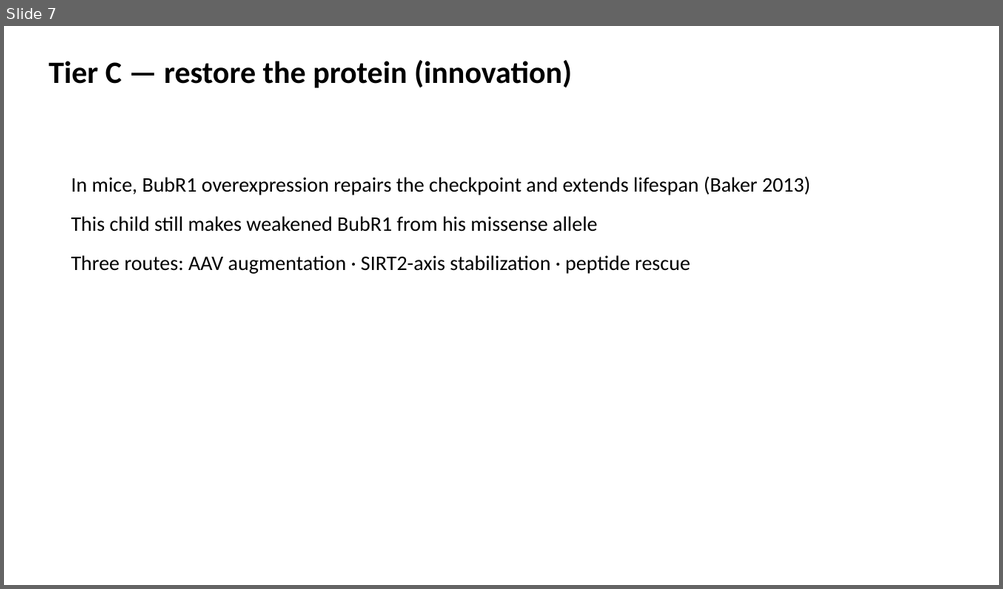
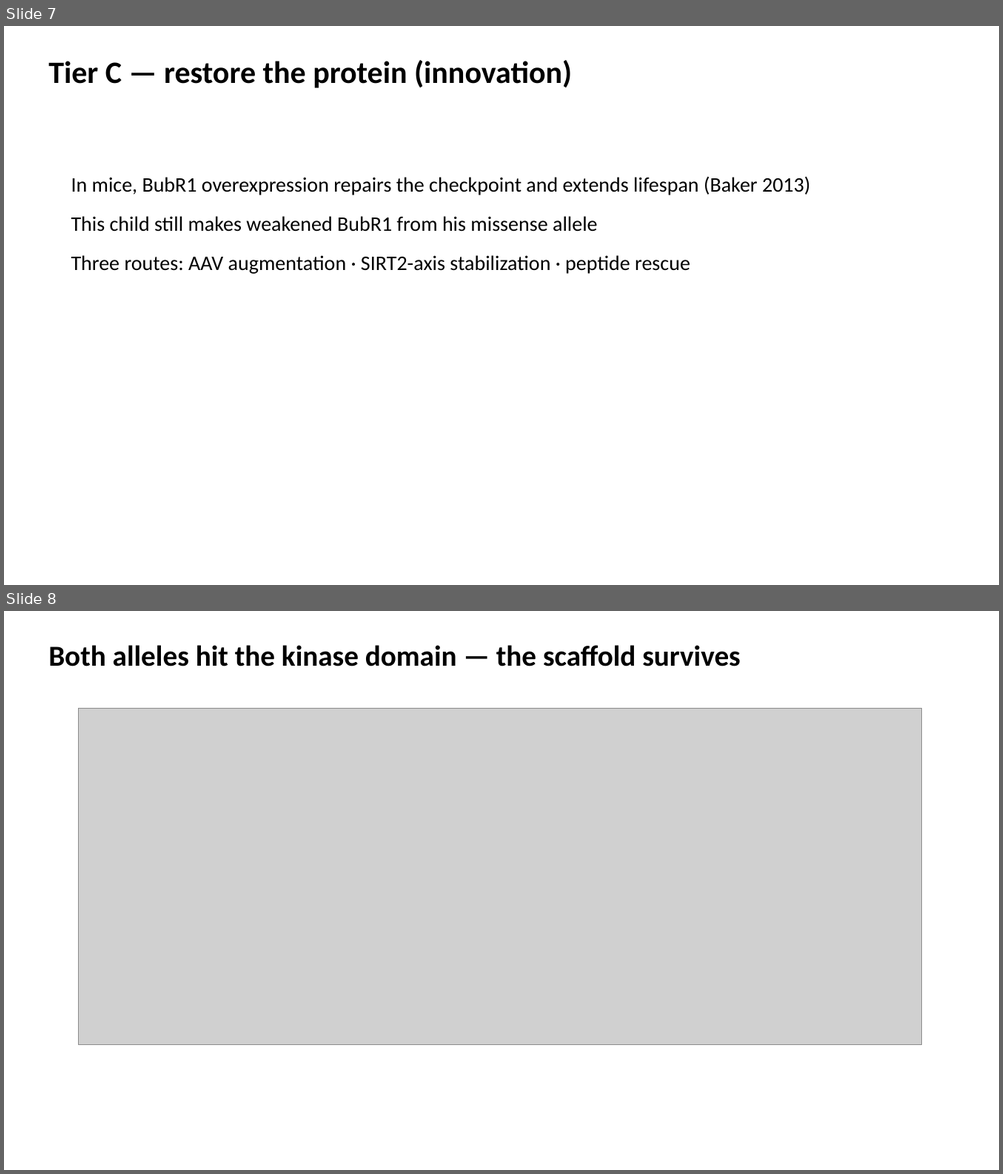
Before and after one commit to bigbag/mva-hackathon-2026, a slide deck: track2/slides/pitch_deck.pptx. Shown one above the other, each under a label of ours: slide 7 before the commit, slides 7 and 8 after it. The pictures are 1003x589 and 1003x1174 pixels, drawn with LibreOffice and Linux fonts; fonts in the diff are those of the drawing; grey boxes stand for pictures. Boxes give left, top, right and bottom in pixels: in the first picture for what was removed or moved away, otherwise in the second. Text is boxed around its words. In the diff, an @@ line names an element or a change of style, - is before the commit and + after.

Commit message:
Track 2 deep dive: structural mechanism (domain map, PDB+AF distances), RMS trial landscape, deck+notebook updates

```diff
--- a/track2/slides/pitch_deck.pptx
+++ b/track2/slides/pitch_deck.pptx
@@ slide 8 added at (4,611,999,1170), background #FFFFFF @@
@@ text added at (48,645,740,667), 28 pt, text #000000, bold @@
+Both alleles hit the kinase domain — the scaffold survives
@@ picture added at (79,708,922,1045) @@
```
Also in this commit, not shown: 12 other files.
